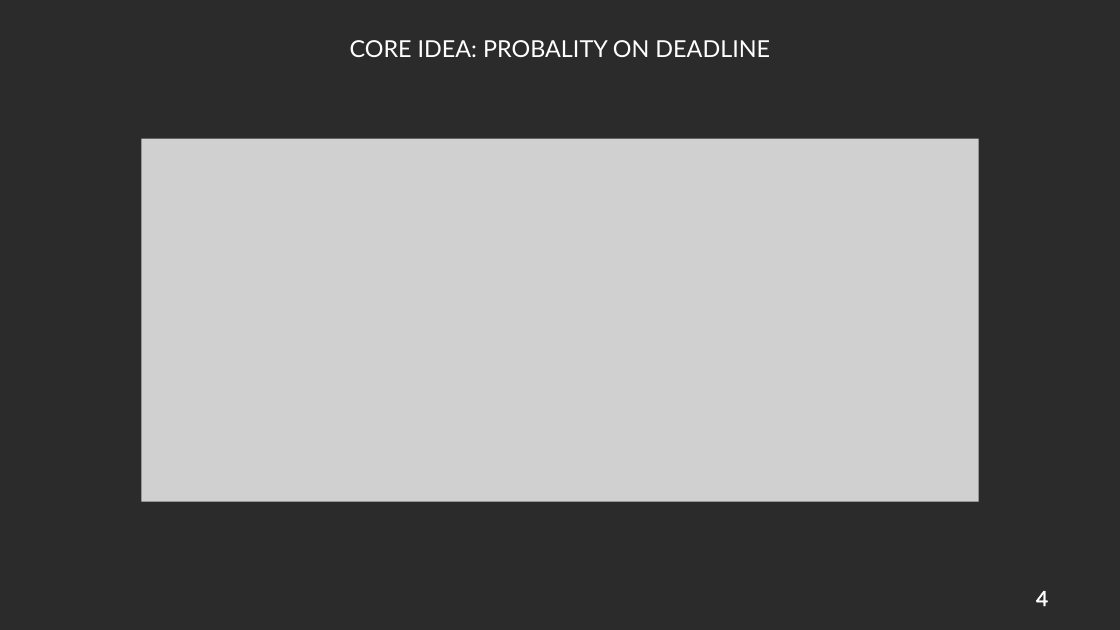
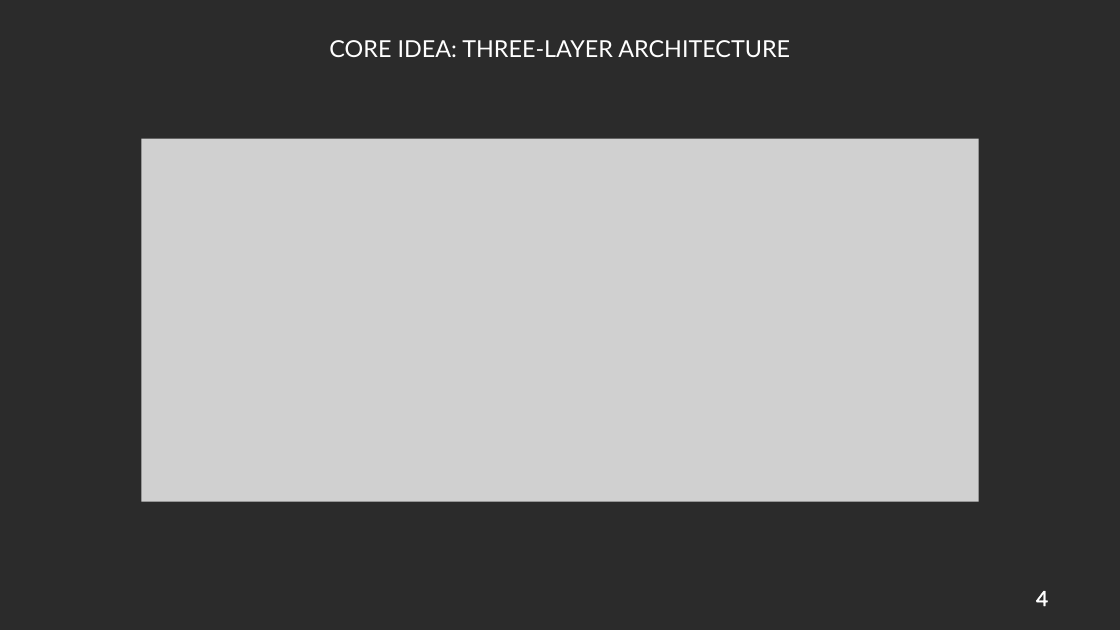
Before and after one commit to DanielWhy7/FSR, a slide deck: slide 4 of presentaion.pptx. Drawn at 1120x630 pixels with LibreOffice and Linux fonts; fonts in the diff are those of the drawing; grey boxes stand for pictures; background and template pictures are left out; a plain dark background stands for a picture behind light text. Boxes give left, top, right and bottom in pixels: in the first picture for what was removed or moved away, otherwise in the second. Text is boxed around its words. In the diff, an @@ line names an element or a change of style, - is before the commit and + after.

```diff
--- a/presentaion.pptx
+++ b/presentaion.pptx
@@ text at [329,40,790,57]: text changed @@
-CORE IDEA: PROBALITY ON DEADLINE
+CORE IDEA: THREE-LAYER ARCHITECTURE
```
Also in this commit, not shown: 1 other slide changed, 2 slides added, 2 slides removed, 4 other files.
